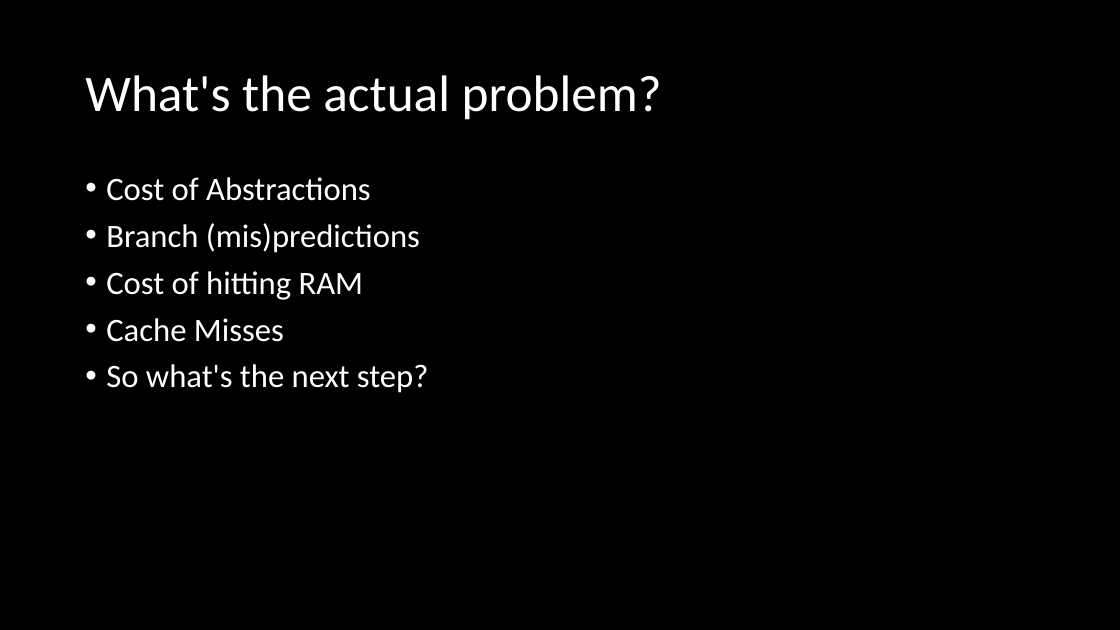
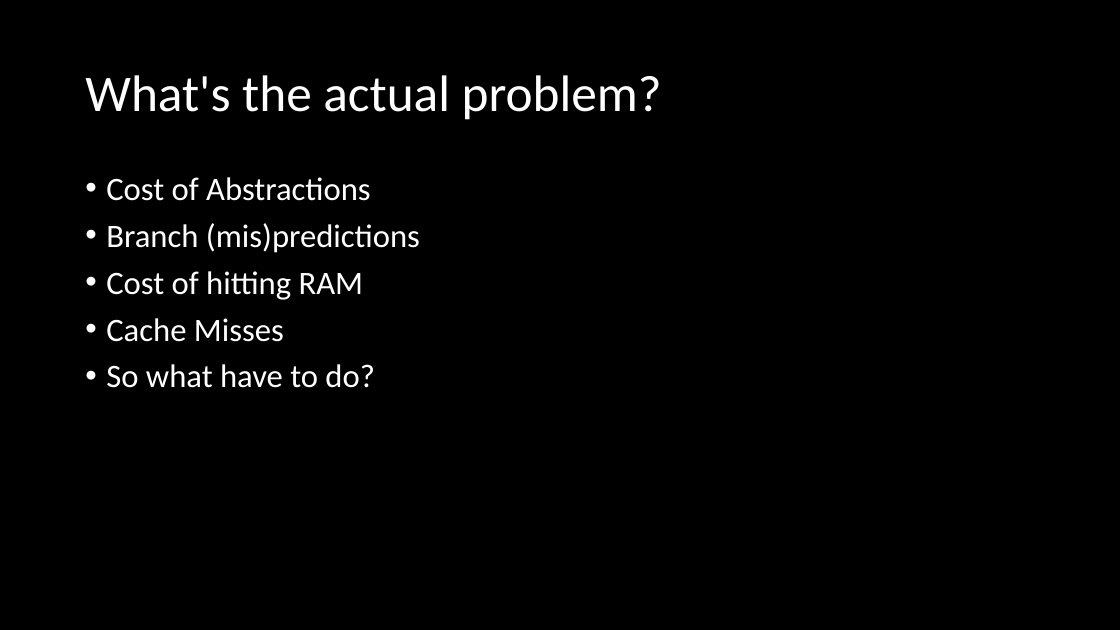
Before and after one commit to omidshahbazi/DODSample, a slide deck: slide 7 of Presentation/Presentation.pptx. Drawn at 1120x630 pixels with LibreOffice and Linux fonts; fonts in the diff are those of the drawing. Boxes give left, top, right and bottom in pixels: in the first picture for what was removed or moved away, otherwise in the second. Text is boxed around its words. In the diff, an @@ line names an element or a change of style, - is before the commit and + after.

```diff
--- a/Presentation/Presentation.pptx
+++ b/Presentation/Presentation.pptx
@@ text at box(106, 364, 374, 388): text changed @@
-• So what's the next step?
+• So what have to do?
```
Also in this commit, not shown: 3 other slides changed, 1 slide added, 5 other files.
